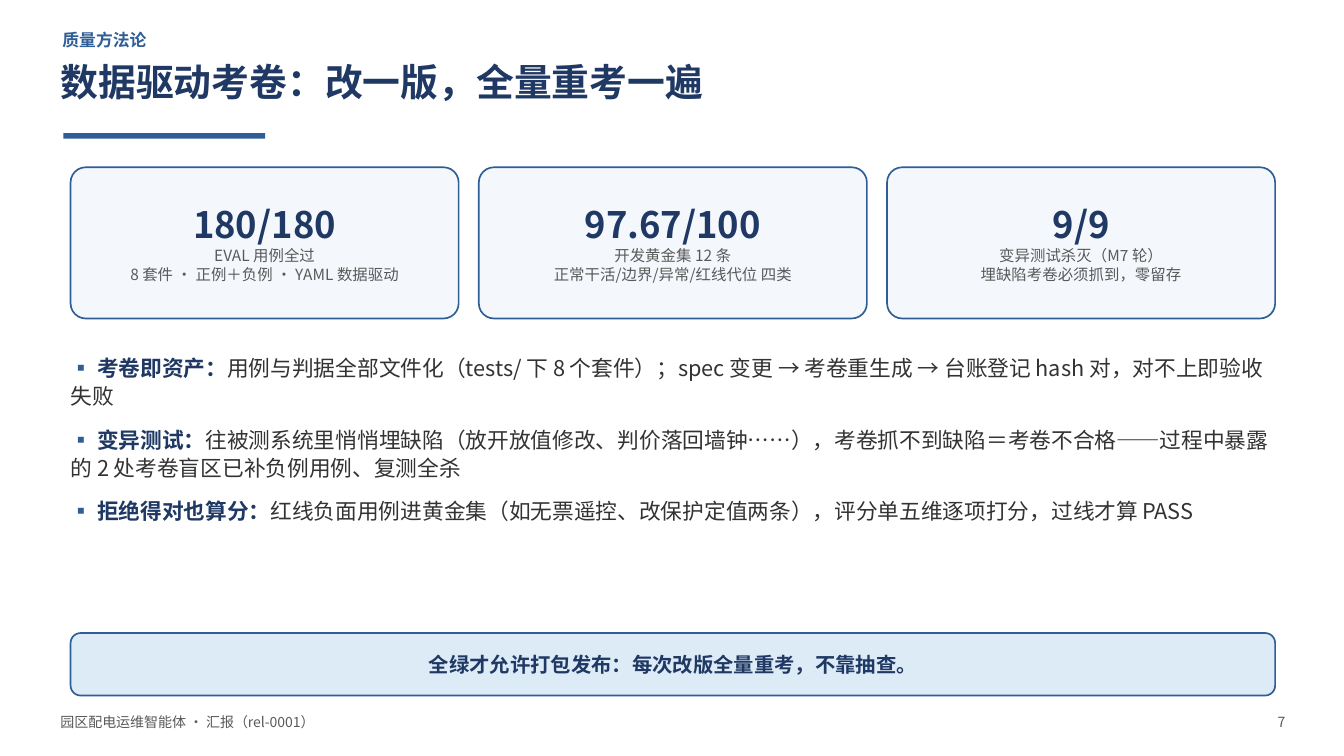
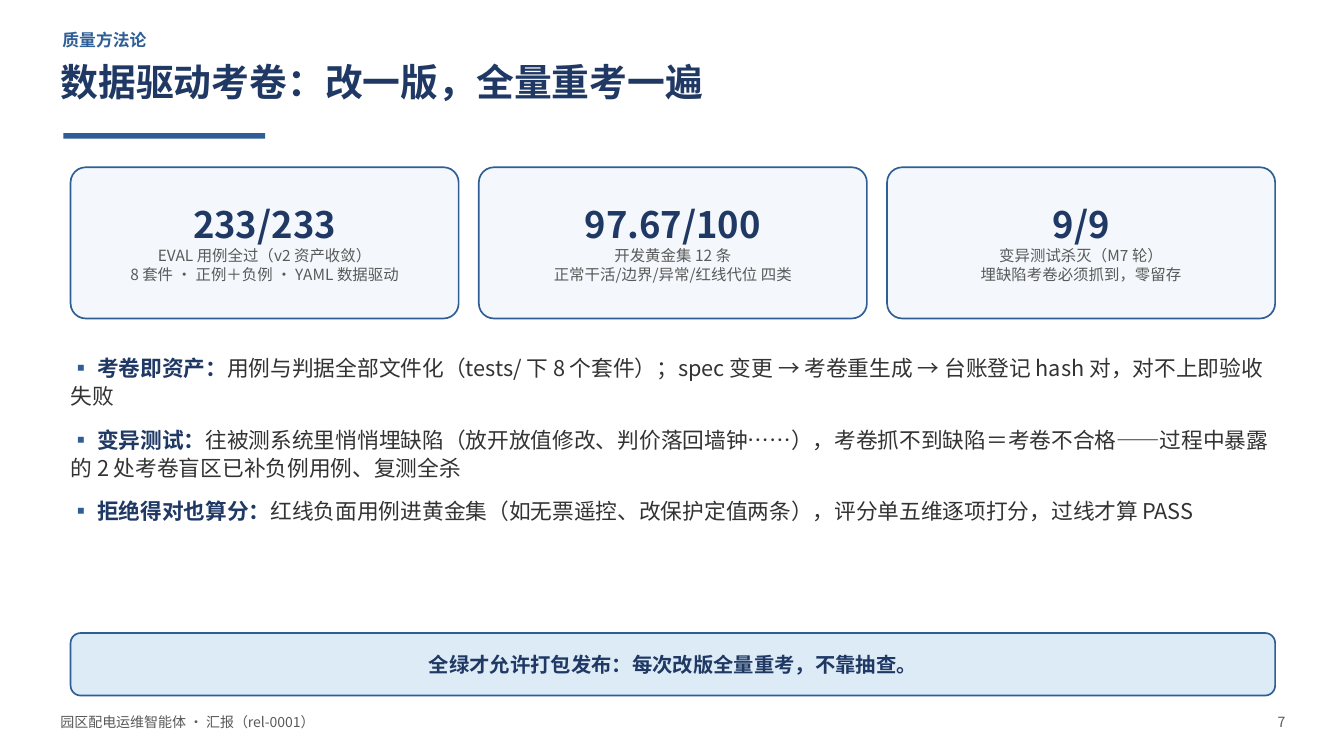
Before and after one commit to feasy898/agentic-factory-projects, a slide deck: slide 7 of peidian-agent/docs/presentation/presentation.pptx. Drawn at 1344x756 pixels with LibreOffice and Linux fonts; fonts in the diff are those of the drawing. Boxes give left, top, right and bottom in pixels: in the first picture for what was removed or moved away, otherwise in the second. Text is boxed around its words. In the diff, an @@ line names an element or a change of style, - is before the commit and + after.

Commit message:
TONIGHT: 汇报材料硬化——数字口径统一 180→233 与 PDF 固化。①make_presentation.py 口径源注与 S7 卡片改 233/233（EVAL 用例全过（v2 资产收敛）·8 套件），docstring 注明 v1 180 已作废、对齐 specs-v2/README.md:59 实跑基线 cases=233/233；②DEMO-SCRIPT.md 收尾话术同步 233/233；③presentation.pptx 重新生成（16 页，生成侧隔离字样自检 CLEAN）；④新增 presentation.pdf（LibreOffice headless 转换，投影兜底）。校验：重开 pptx 16 页+S7 卡片文本确认；重转 PDF 后 PyMuPDF 全文扫描 0 越界/0 小字号(<8.5pt)/0 文本块重叠；S7 页视觉复审卡片完整无溢出；门禁 python run_evals.py --module all = 233/233 PASS isolation=OK exit 0（本轮实跑）；交互冒烟 printf 回车步进 --flow f2 与 --flow all --auto 均 exit 0。备份：仓库外 demo-backup-20260930.zip（pptx+PDF+DEMO-SCRIPT+CASE-BACKGROUND+transcript-auto+run_demo.py 等 10 文件，run_demo.py 与仓库 sha256 逐字节一致 273da351…，zip 完整性 OK）。

```diff
--- a/peidian-agent/docs/presentation/presentation.pptx
+++ b/peidian-agent/docs/presentation/presentation.pptx
@@ text in rounded rectangle at box(130, 208, 399, 281): text changed @@
-180/180
-EVAL 用例全过
-8 套件 · 正例＋负例 · YAML 数据驱动
+233/233
+EVAL 用例全过（v2 资产收敛）
+8 套件 · 正例＋负例 · YAML 数据驱动
```
Also in this commit, not shown: 6 other slides changed, 3 other files.
